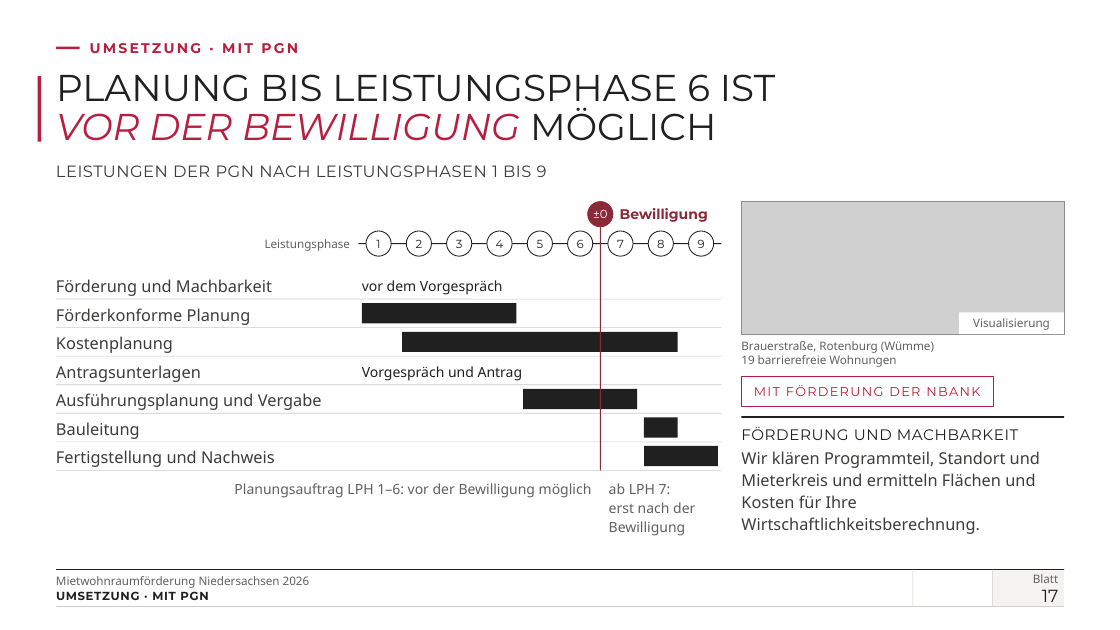
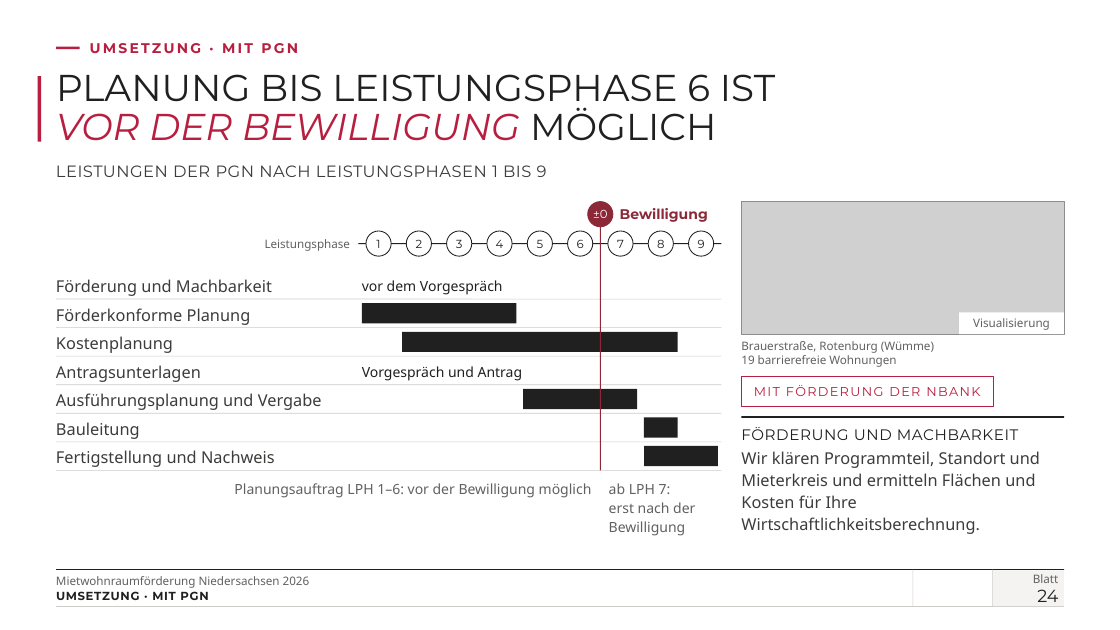
Before and after one commit to vgedaschko/NBank, a slide deck: slide 24 of praesentation/dist/PGN-Mietwohnraumfoerderung-Niedersachsen-2026-Vortrag.pptx (slide 17 before the commit). Drawn at 1120x630 pixels with LibreOffice and Linux fonts; fonts in the diff are those of the drawing; grey boxes stand for pictures; background and template pictures are left out. Boxes give left, top, right and bottom in pixels: in the first picture for what was removed or moved away, otherwise in the second. Text is boxed around its words. In the diff, an @@ line names an element or a change of style, - is before the commit and + after.

```diff
--- a/praesentation/dist/PGN-Mietwohnraumfoerderung-Niedersachsen-2026-Vortrag.pptx
+++ b/praesentation/dist/PGN-Mietwohnraumfoerderung-Niedersachsen-2026-Vortrag.pptx
@@ text at (1037,589,1058,602): text changed @@
-17
+24
```
Also in this commit, not shown: 19 other slides changed, 6 slides added, 1 slide removed, 34 other files.
